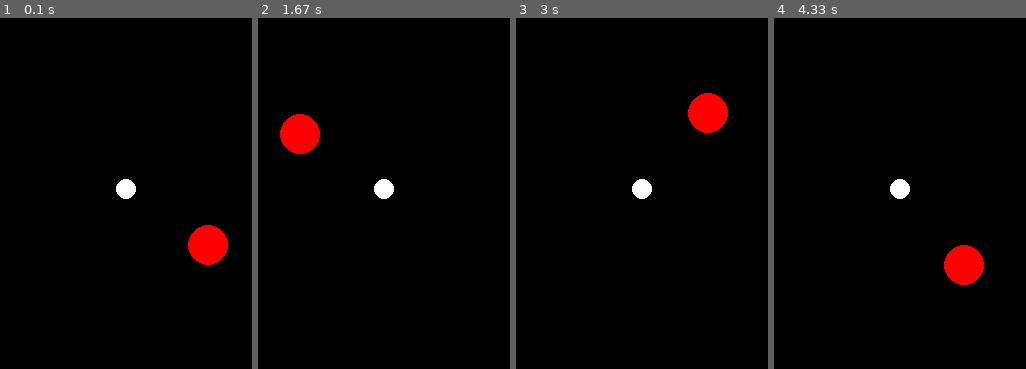
Above: before the commit, frames 1-4 (left to right).
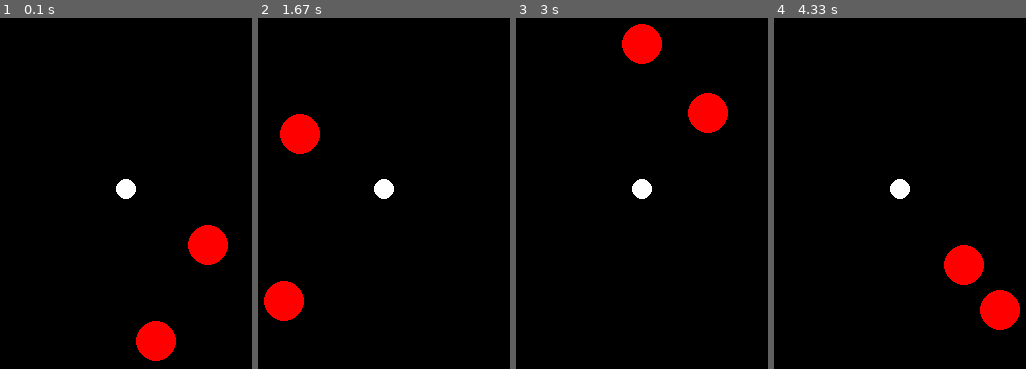
Above: after the commit, the same moments.

Repository: Dasani1/Pygame-Torture
Game: pygame game, started from Circle.py
Two runs of this game, one before a commit and one after it. Both use one fixed random seed, a clock stepped at 60 frames per second and the inputs below.
Inputs:
- Up to frame 1 (0.1 s): no input
- Up to frame 2 (1.67 s): no input
- Up to frame 3 (3 s): no input
- Up to frame 4 (4.33 s): no input

The runs differ from the first frame. In frame 1, 1.4% of the frame differs, in the area x 53-70%, y 86-98%; in frame 2, 1.4%; in frame 3, 1.4%; in frame 4, 1.4%.

Commit message:
Random shenanigans (Trying to make a 2d collision engine now)

Diff:
--- a/Circle.py
+++ b/Circle.py
@@ -27,8 +27,8 @@
         self.originy = (s/2)
         self.x = self.originx
         self.y = self.originy + 50
-        self.vely = 1
-        self.velx = 1
+        self.vely = 5
+        self.velx = 5
         self.track = 0
         self.dir = True
         self.angle = 0
@@ -64,6 +64,7 @@
 
 
 Round = Circle(20,100)
+unround = Circle (20,150)
 
 running = True
 while running:
@@ -73,10 +74,11 @@
 
     #clear the screen
     screen.fill(BLACK)
-
+    unround.math()
     Round.real_math()
-
+    unround.move()
     Round.draw()
+    unround.draw()
 
     # flip() updates the screen to make our changes visible
     pygame.display.flip()
--- /dev/null
+++ b/Collide.py
@@ -0,0 +1,4 @@
+m1,v1,a1 = list(map(float,input("Enter your mass, speed and angle (+ = up and right) ").split()))
+m2,v2,a2 = list(map(float,input("Same thing again ").split()))
+
+print(m2)
--- /dev/null
+++ b/Collider.py
@@ -0,0 +1,109 @@
+import pygame
+import random
+WHITE = (255, 255, 255)
+BLACK = (0, 0, 0)
+RED = (255, 0, 0)
+BLUE = (0,0,255)
+GREEN = (0,255,0)
+ORANGE = (255,125,0)
+YELLOW = (255,255,0)
+PURPLE = (125,0,255)
+
+colours = (RED,ORANGE,YELLOW,GREEN,BLUE,PURPLE)
+# initialize pygame
+pygame.init()
+screen_size = (800,600)
+
+# create a window
+screen = pygame.display.set_mode(screen_size)
+pygame.display.set_caption("pygame Test")
+
+class Box:
+    def __init__(self,x,y,speed1,speed2,r):
+        self.r = r
+        self.speedx = speed1
+        self.speedy = speed2
+        self.xpos = x
+        self.ypos = y
+        self.pos = (self.xpos,self.ypos)
+        self.colour = colours[random.randint(0,5)]
+    def draw(self):
+        pygame.draw.circle(screen,self.colour,self.pos,self.r)
+    def move(self):
+        self.xpos += self.speedx
+        self.ypos += self.speedy
+        self.pos = (self.xpos,self.ypos)
+
+        #Quick fix rq
+        if (self.xpos > screen_size[0]-25 and self.speedx > 0) or (self.xpos < 25 and self.speedx < 0):
+            self.speedx *= -1
+        if (self.ypos > screen_size[1]-25 and self.speedy > 0) or (self.ypos < 25 and self.speedy < 0):
+            self.speedy *= -1
+    def setSpeedx(self,speed):
+        self.speedx *= speed
+    def setSpeedy(self,speed):
+        self.speedy *= speed
+    def setColour(self,colour):
+        if colour == colours.index(self.colour):
+            if colour >= 5:
+                colour = 0
+            else:
+                colour += 1
+        self.colour = colours[colour]
+
+
+
+class Border:
+    def __init__(self):
+        self.hitboxX = pygame.Rect(0,0,screen_size[0],10)
+        self.hitboxX2 = pygame.Rect(0,screen_size[1]-10,screen_size[0],10)
+        self.hitboxY = pygame.Rect(0,0,10,screen_size[1])
+        self.hitboxY2 = pygame.Rect(screen_size[0]-10,0,10,screen_size[1])
+    def draw(self):
+        pygame.draw.rect(screen,WHITE,self.hitboxX)
+        pygame.draw.rect(screen,WHITE,self.hitboxY)
+        pygame.draw.rect(screen,WHITE,self.hitboxX2)
+        pygame.draw.rect(screen,WHITE,self.hitboxY2)
+    def collide(self,object):
+        if pygame.Rect.colliderect(self.hitboxX,object) or pygame.Rect.colliderect(self.hitboxX2,object):
+            return "y"
+        elif pygame.Rect.colliderect(self.hitboxY,object) or pygame.Rect.colliderect(self.hitboxY2,object):
+            return "x"
+
+
+# clock is used to set a max fps
+clock = pygame.time.Clock()
+
+block1 = Box(random.randint(100,700),random.randint(100,500),random.randint(-3,6),random.randint(-3,6),25) #xy positions xy speeds and radius
+barrier = Border()
+running = True
+while running:
+    for event in pygame.event.get():
+        if event.type == pygame.QUIT:
+            running = False
+
+    #clear the screen
+    screen.fill(BLACK)
+
+    # draw to the screen
+    # YOUR CODE HERE
+    # if barrier.collide(block1.getBox()) == "y":
+    #     block1.setSpeedy(-1)
+    #     block1.setColour(random.randint(0,5))
+    # elif barrier.collide(block1.getBox()) == "x":
+    #     block1.setColour(random.randint(0,5))
+    #     block1.setSpeedx(-1)
+
+    block1.move()
+    block1.draw()
+    barrier.draw()
+
+
+
+    # flip() updates the screen to make our changes visible
+    pygame.display.flip()
+
+    # how many updates per second
+    clock.tick(60)
+
+pygame.quit()
--- a/TwoD.py
+++ b/TwoD.py
@@ -1,4 +1,5 @@
 import pygame
+import math
 
 WHITE = (255, 255, 255)
 BLACK = (0, 0, 0)
@@ -55,6 +56,15 @@
             self.y = (smol/2) - (self.b*(smol/grid/2)) + diff/2
     def stay(self): #Ensuring it remembers its spot when moved
         pass
+
+    def matrix(self):
+        near = 0.1
+        far = 100
+        fov = 90
+        aspect = sized[0]/sized[1]
+        fovRad = 1/math.tan(fov * 0.5 * 180 / math.pi)
+
+        mat = [[0]*4]*4
     def getCoord(self): #Simple getter method
         return (self.x,self.y)
 
--- /dev/null
+++ b/printy.py
@@ -0,0 +1,8 @@
+mat = [[0]*4]
+mat[0][0]= 9
+print(mat)
+
+
+array = [[1, 2, 3], [4, 5, 6], [7, 8, 9]]
+array[0][0] = 0
+print(array)
